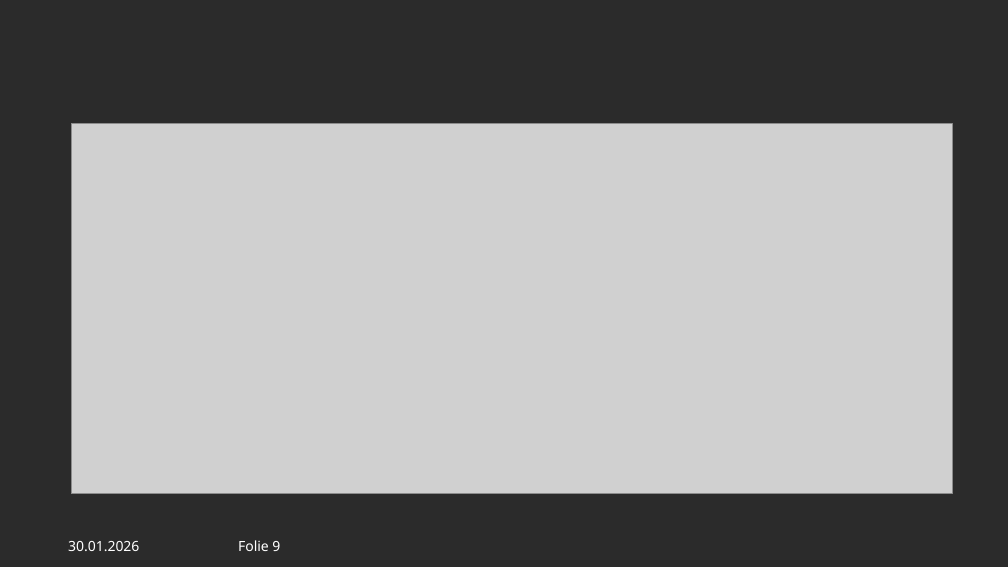
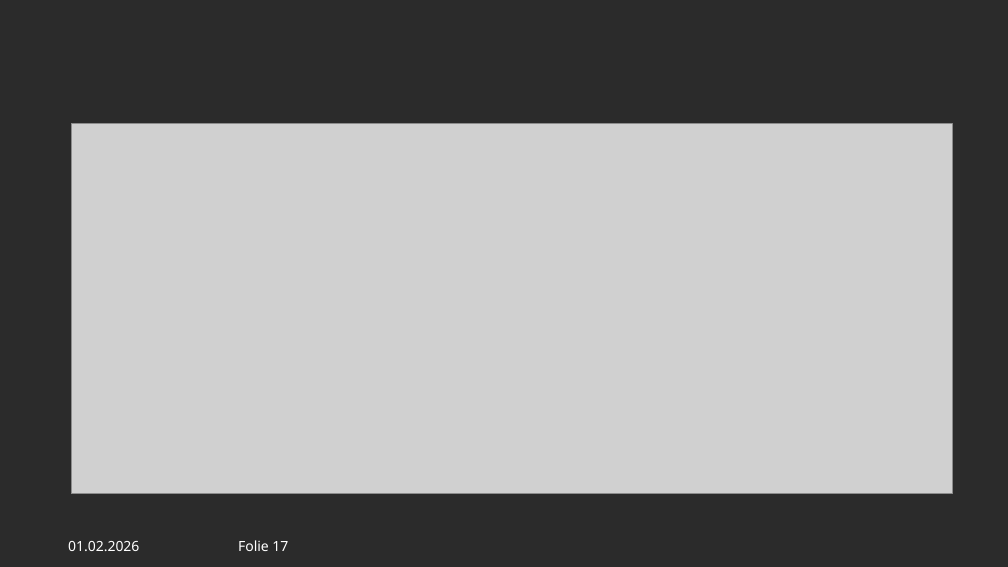
Before and after one commit to ElenaTorlopova/RAG_Obsidian, a slide deck: slide 17 of presentation.odp (slide 9 before the commit). Drawn at 1008x567 pixels with LibreOffice and Linux fonts; fonts in the diff are those of the drawing; grey boxes stand for pictures; background and template pictures are left out; a plain dark background stands for a picture behind light text. Boxes give left, top, right and bottom in pixels: in the first picture for what was removed or moved away, otherwise in the second. Text is boxed around its words. In the diff, an @@ line names an element or a change of style, - is before the commit and + after.

```diff
--- a/presentation.odp
+++ b/presentation.odp
@@ text at box(68, 541, 139, 551): text changed @@
-30.01.2026
+01.02.2026
@@ page number at box(238, 540, 288, 551): text changed @@
-Folie 9
+Folie 17
```
Also in this commit, not shown: 6 other slides changed, 9 slides added, 1 slide removed.
